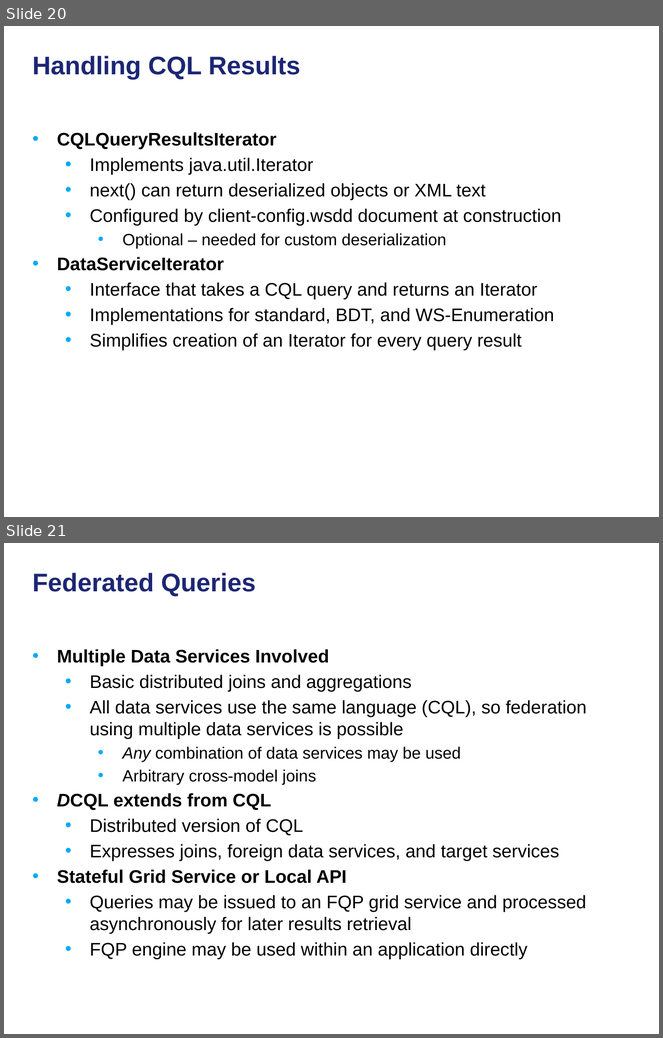
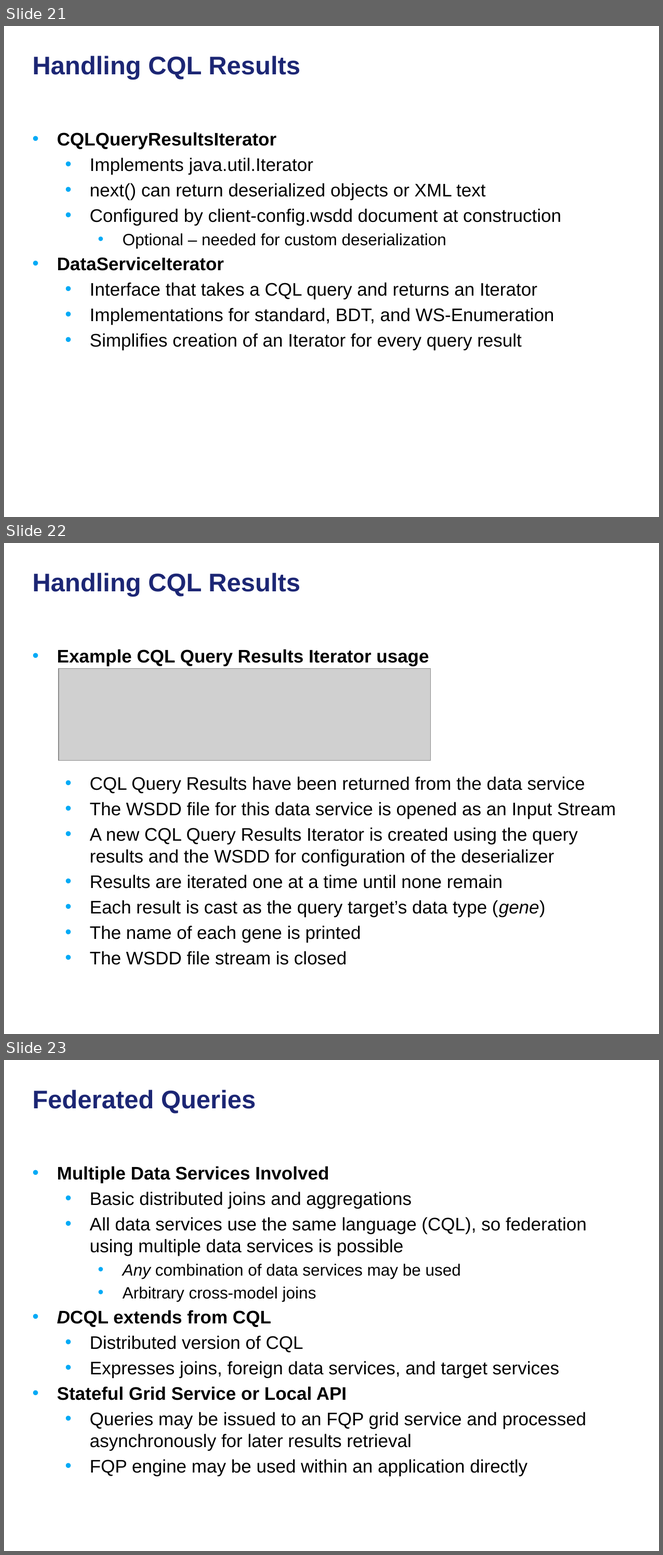
Before and after one commit to NCIP/cagrid-docs, a slide deck: presentations/200906_Novartis/caGrid Data Services.pptx. Shown one above the other, each under a label of ours: slides 20 and 21 before the commit, slides 21, 22 and 23 after it. The pictures are 663x1038 and 663x1555 pixels, drawn with LibreOffice and Linux fonts; fonts in the diff are those of the drawing; grey boxes stand for pictures; background and template pictures are left out. Boxes give left, top, right and bottom in pixels: in the first picture for what was removed or moved away, otherwise in the second. Text is boxed around its words. In the diff, an @@ line names an element or a change of style, - is before the commit and + after.

```diff
--- a/presentations/200906_Novartis/caGrid Data Services.pptx
+++ b/presentations/200906_Novartis/caGrid Data Services.pptx
@@ slide 22 added at box(4, 543, 659, 1034), background picture (left out) @@
@@ title added at box(33, 573, 300, 597), 28 pt, text #1C2674, bold @@
+Handling CQL Results
@@ text added at box(57, 649, 616, 965), 20 pt, text #000000 @@
+• Example CQL Query Results Iterator usage
+  • CQL Query Results have been returned from the data service
+  • The WSDD file for this data service is opened as an Input Stream
+  • A new CQL Query Results Iterator is created using the query results and the WSDD for configuration of the deserializer
+  • Results are iterated one at a time until none remain
+  • Each result is cast as the query target’s data type (gene)
+  • The name of each gene is printed
+  • The WSDD file stream is closed
@@ picture added at box(59, 669, 430, 761) @@
@@ what was slide 20 is now slide 21 @@
@@ what was slide 21 is now slide 23 @@
```
Also in this commit, not shown: 1 slide changed, 3 other slides added, 1 slide removed.
